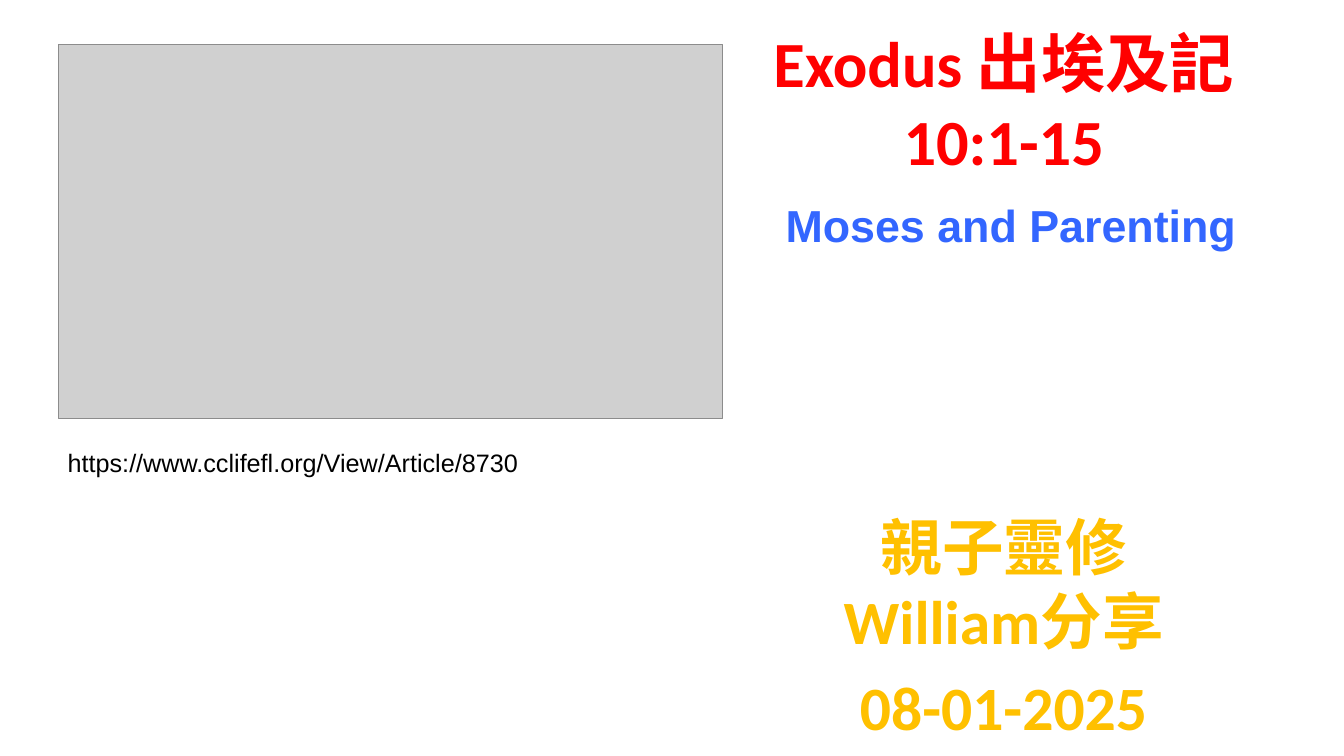
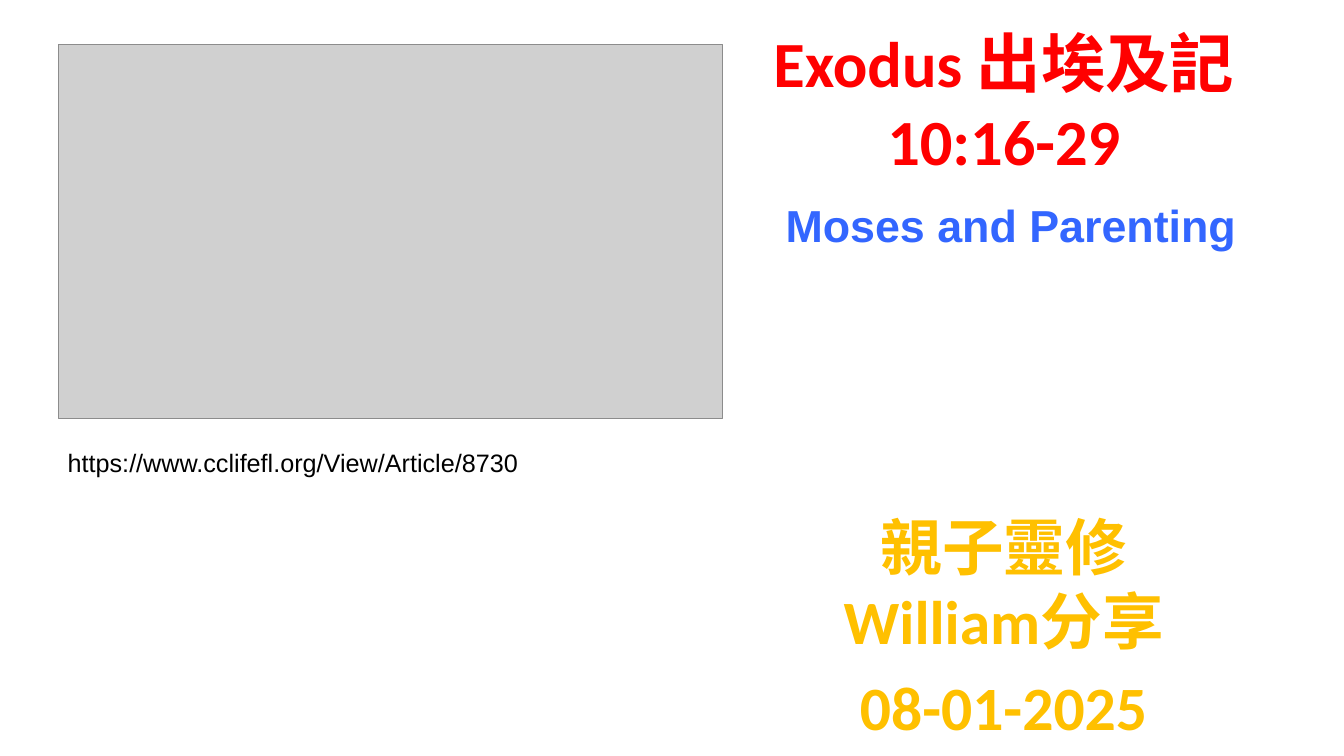
Before and after one commit to wdingbox/accc_2025_pp, a slide deck: slide 1 of ppt/Exodus/exo10_16_29.pptx. Drawn at 1344x756 pixels with LibreOffice and Linux fonts; fonts in the diff are those of the drawing; grey boxes stand for pictures; background and template pictures are left out. Boxes give left, top, right and bottom in pixels: in the first picture for what was removed or moved away, otherwise in the second. Text is boxed around its words. In the diff, an @@ line names an element or a change of style, - is before the commit and + after.

```diff
--- a/ppt/Exodus/exo10_16_29.pptx
+++ b/ppt/Exodus/exo10_16_29.pptx
@@ title at [773,32,1235,251]: text changed @@
-Exodus 出埃及記 10:1-15
-Moses and Parenting
+Exodus 出埃及記 10:16-29
+Moses and Parenting
```
Also in this commit, not shown: 5 other slides changed, 4 other files.
